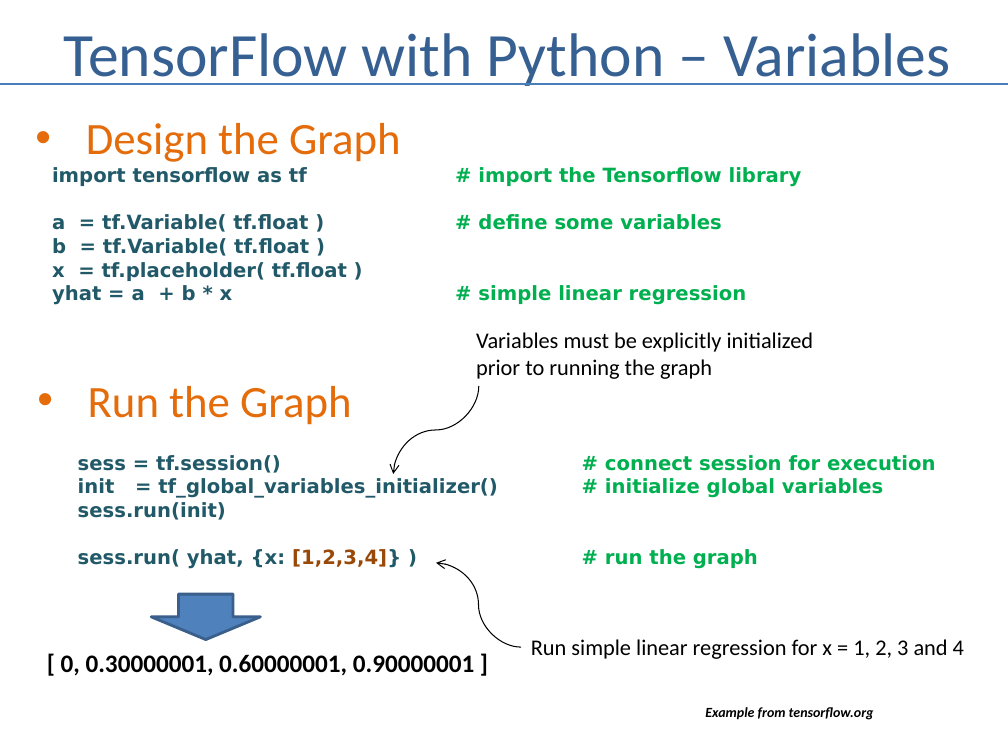
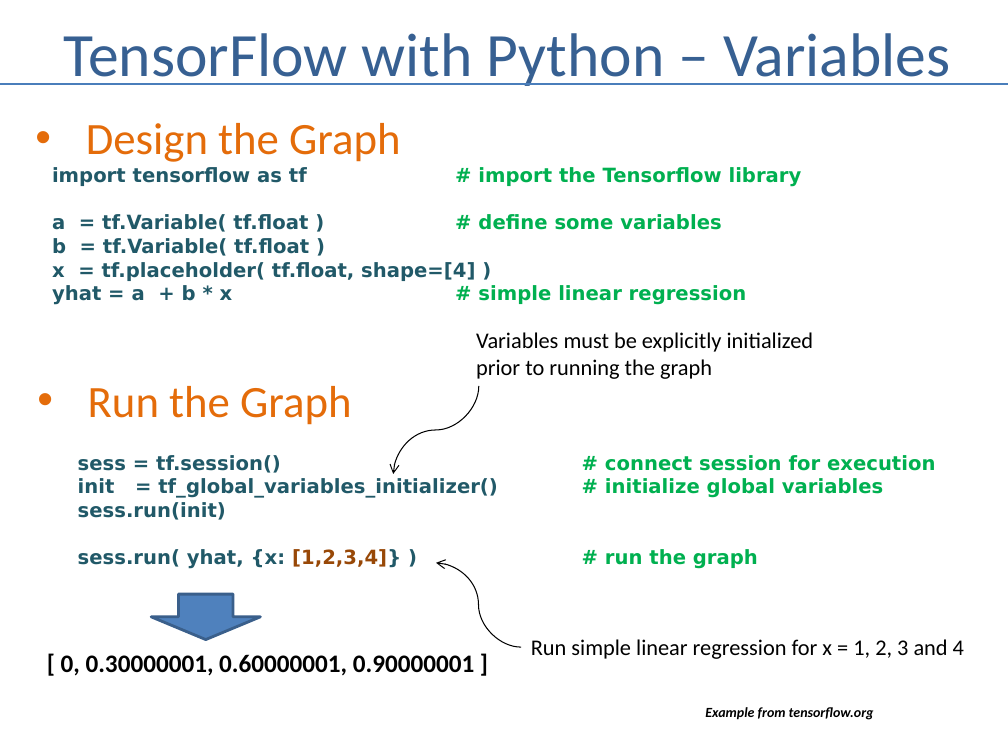
Before and after one commit to andrewferlitsch/Portland-Data-Science-Group, a slide deck: slide 16 of Presentations/ML Tensorflow Intro.pptx. Drawn at 1008x756 pixels with LibreOffice and Linux fonts; fonts in the diff are those of the drawing. Boxes give left, top, right and bottom in pixels: in the first picture for what was removed or moved away, otherwise in the second. Text is boxed around its words. In the diff, an @@ line names an element or a change of style, - is before the commit and + after.

```diff
--- a/Presentations/ML Tensorflow Intro.pptx
+++ b/Presentations/ML Tensorflow Intro.pptx
@@ text at bbox=[52, 262, 475, 281]: text changed @@
-x = tf.placeholder( tf.float )
+x = tf.placeholder( tf.float, shape=[4] )
```
Also in this commit, not shown: 7 other slides changed, 1 other file.
